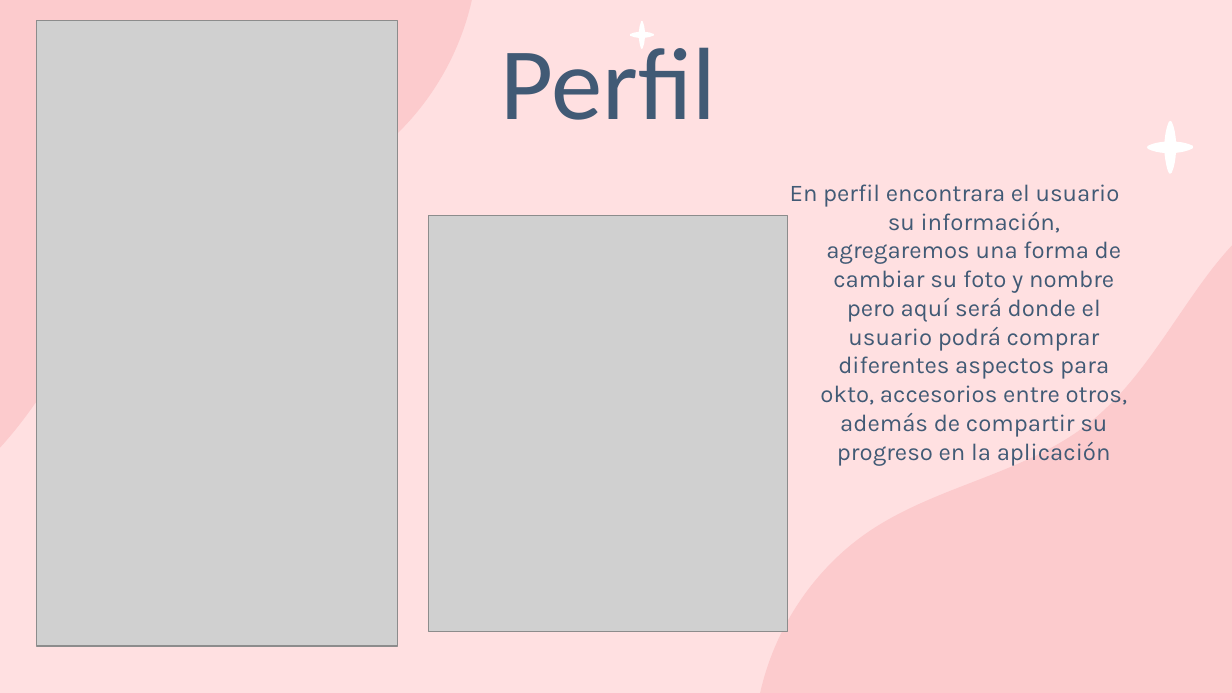
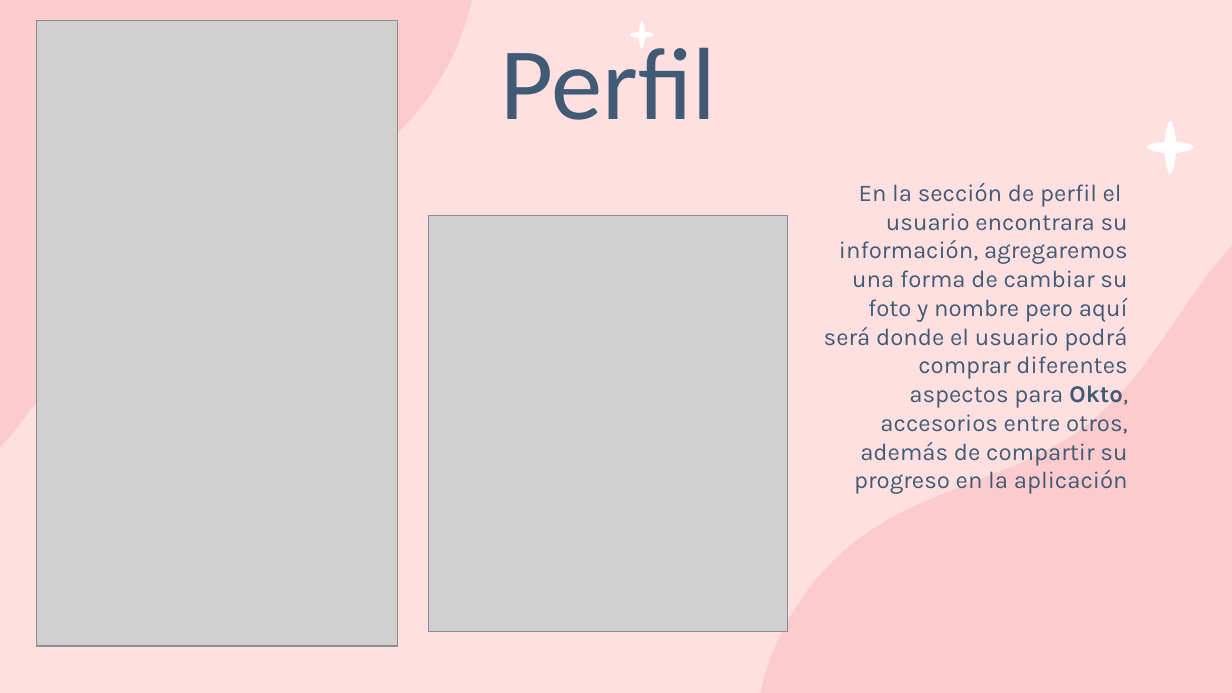
Before and after one commit to AdrianMtzTrev/Oktodo, a slide deck: slide 12 of media/OKTODO_1ER AVANCE.pptx. Drawn at 1232x693 pixels with LibreOffice and Linux fonts; fonts in the diff are those of the drawing; grey boxes stand for pictures. Boxes give left, top, right and bottom in pixels: in the first picture for what was removed or moved away, otherwise in the second. Text is boxed around its words. In the diff, an @@ line names an element or a change of style, - is before the commit and + after.

```diff
--- a/media/OKTODO_1ER AVANCE.pptx
+++ b/media/OKTODO_1ER AVANCE.pptx
@@ text at (824, 183, 1128, 494): text changed @@
-En perfil encontrara el usuario su información, agregaremos una forma de cambiar su foto y nombre pero aquí será donde el usuario podrá comprar diferentes aspectos para okto, accesorios entre otros, además de compartir su progreso en la aplicación
+En la sección de perfil el
+usuario encontrara su información, agregaremos una forma de cambiar su foto y nombre pero aquí será donde el usuario podrá comprar diferentes aspectos para Okto, accesorios entre otros, además de compartir su progreso en la aplicación
```
Also in this commit, not shown: 11 other slides changed.
